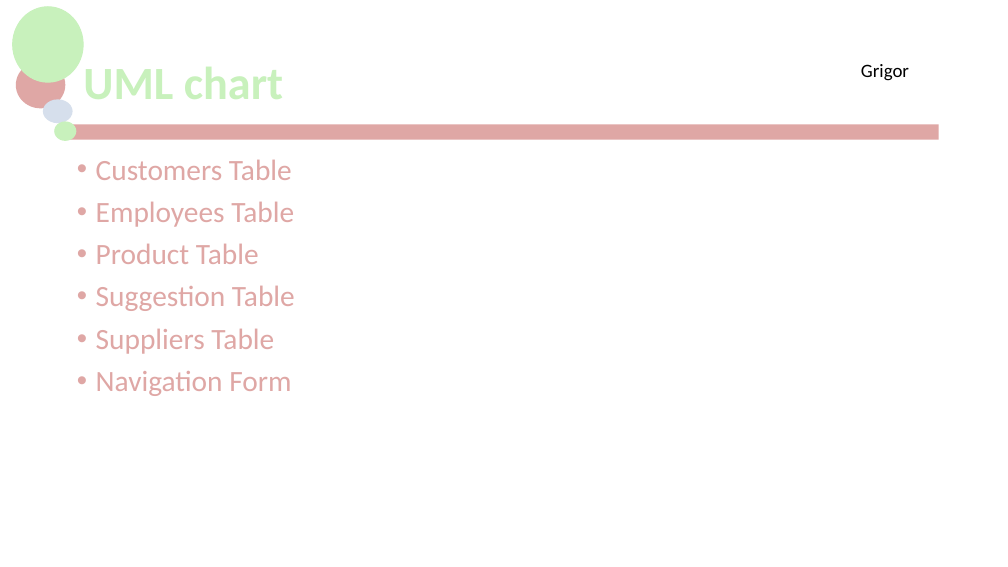
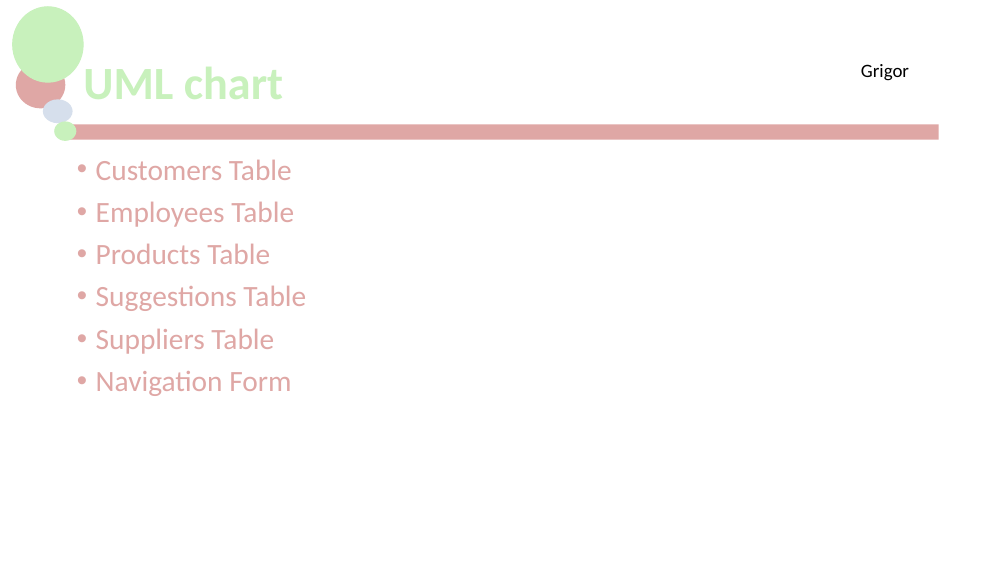
Before and after one commit to jackG97/Project, a slide deck: slide 7 of MCTV Limited.pptx. Drawn at 1008x567 pixels with LibreOffice and Linux fonts; fonts in the diff are those of the drawing; background and template pictures are left out. Boxes give left, top, right and bottom in pixels: in the first picture for what was removed or moved away, otherwise in the second. Text is boxed around its words. In the diff, an @@ line names an element or a change of style, - is before the commit and + after.

Commit message:
Add UML to Presentation

```diff
--- a/MCTV Limited.pptx
+++ b/MCTV Limited.pptx
@@ text at <box>96,244,306,311</box>: text changed @@
-• Product Table
-• Suggestion Table
+• Products Table
+• Suggestions Table
```
